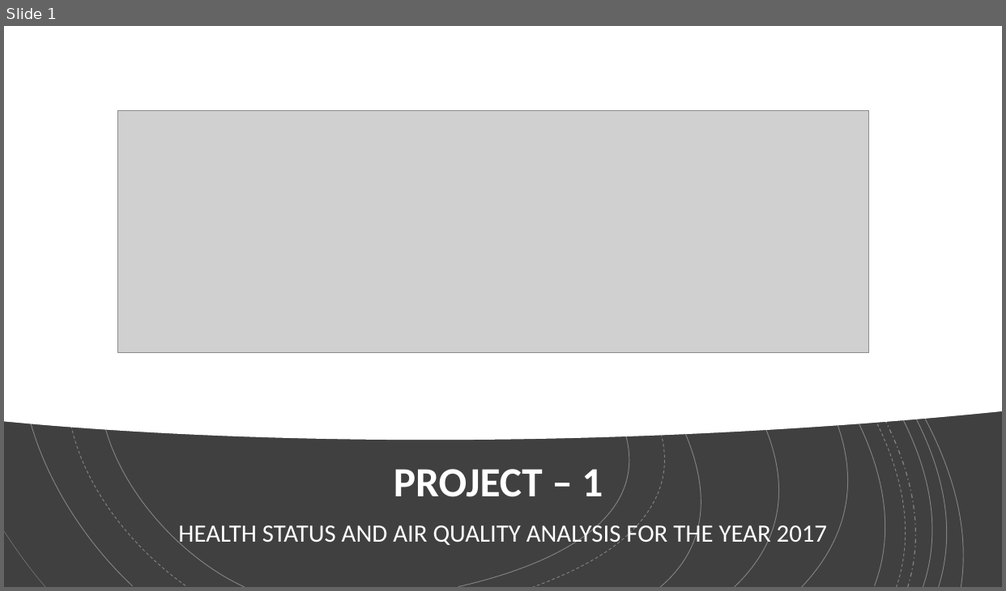
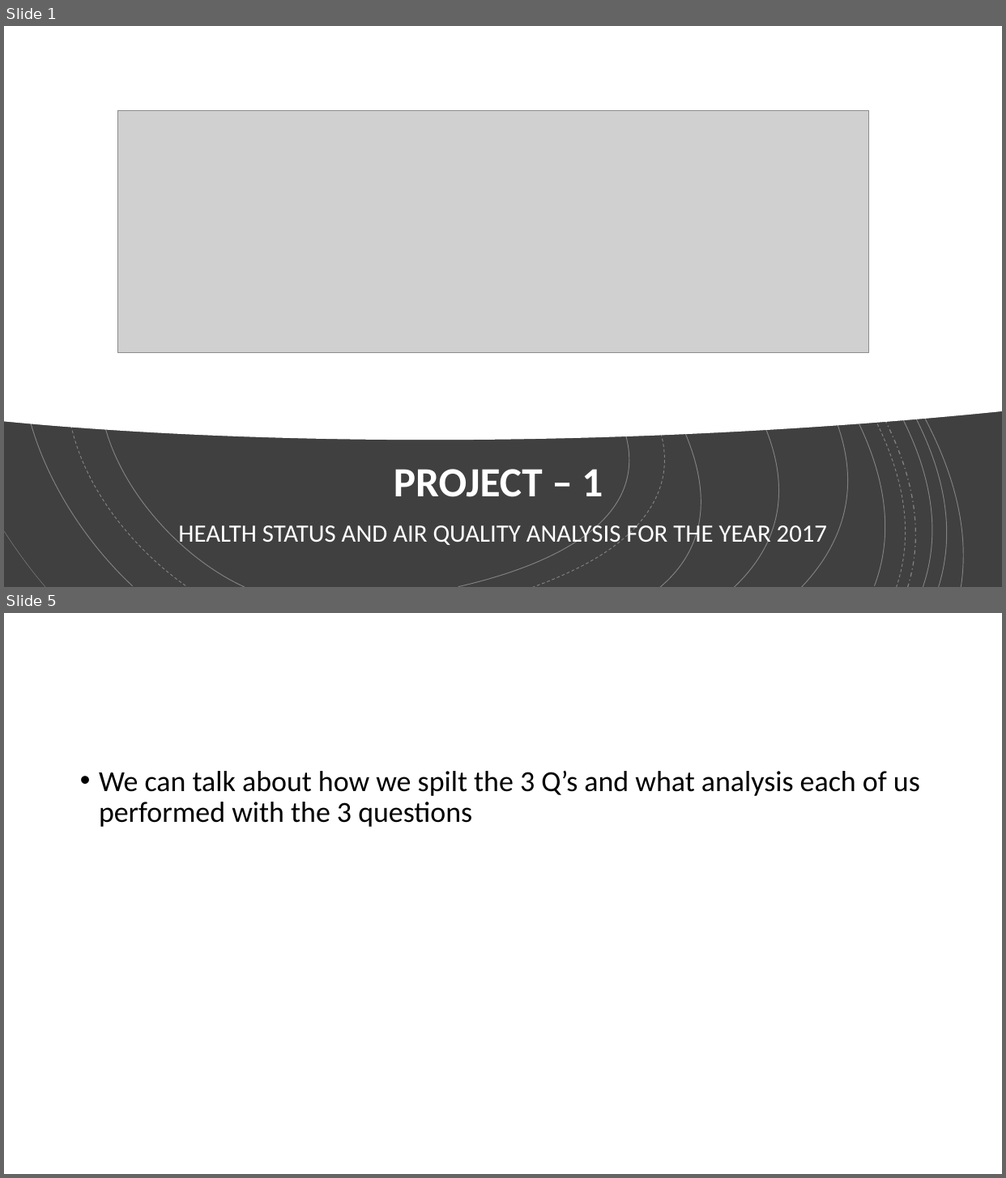
Before and after one commit to BrittLHeth/Project-1-API, a slide deck: Project - Power Point.pptx. Shown one above the other, each under a label of ours: slide 1 before the commit, slides 1 and 5 after it; the slides between them are not shown. The pictures are 1006x591 and 1006x1178 pixels, drawn with LibreOffice and Linux fonts; fonts in the diff are those of the drawing; grey boxes stand for pictures. Boxes give left, top, right and bottom in pixels: in the first picture for what was removed or moved away, otherwise in the second. Text is boxed around its words. In the diff, an @@ line names an element or a change of style, - is before the commit and + after.

```diff
--- a/Project - Power Point.pptx
+++ b/Project - Power Point.pptx
@@ slide 5 added at (x1=4, y1=613, x2=1002, y2=1174), background #FFFFFF @@
@@ text added at (x1=99, y1=770, x2=920, y2=827), 28 pt, text #000000 @@
+• We can talk about how we spilt the 3 Q’s and what analysis each of us performed with the 3 questions
```
Also in this commit, not shown: 1 slide changed, 6 other slides added, 1 slide removed.
